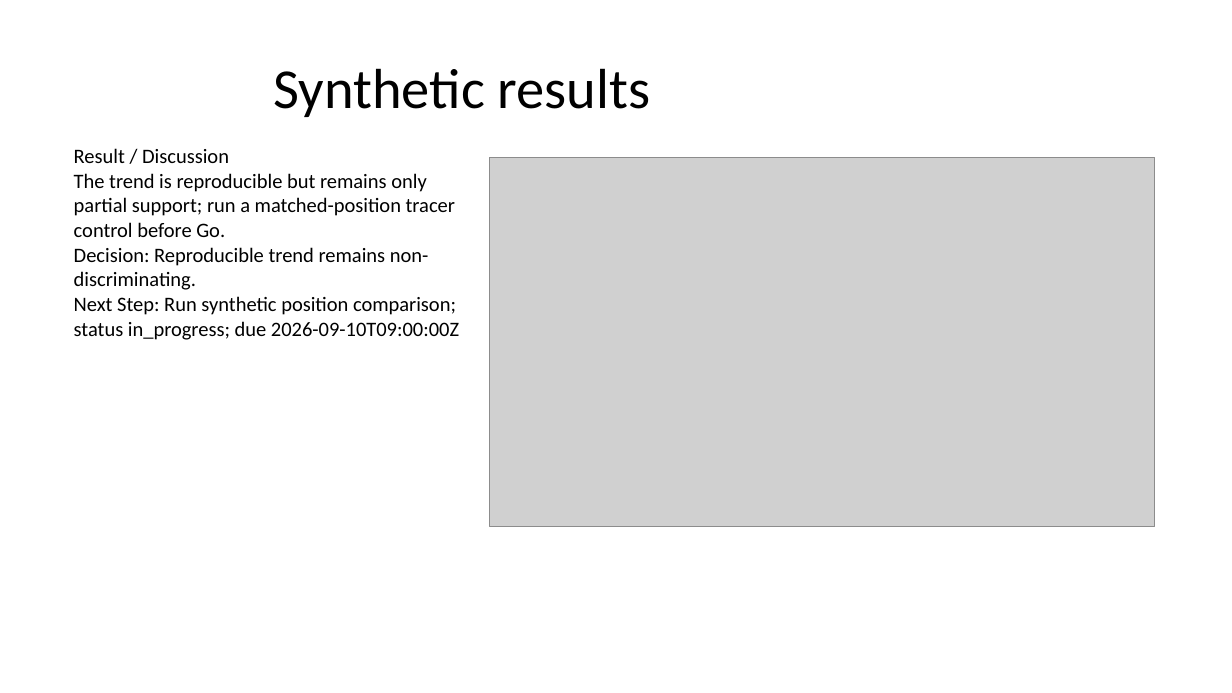
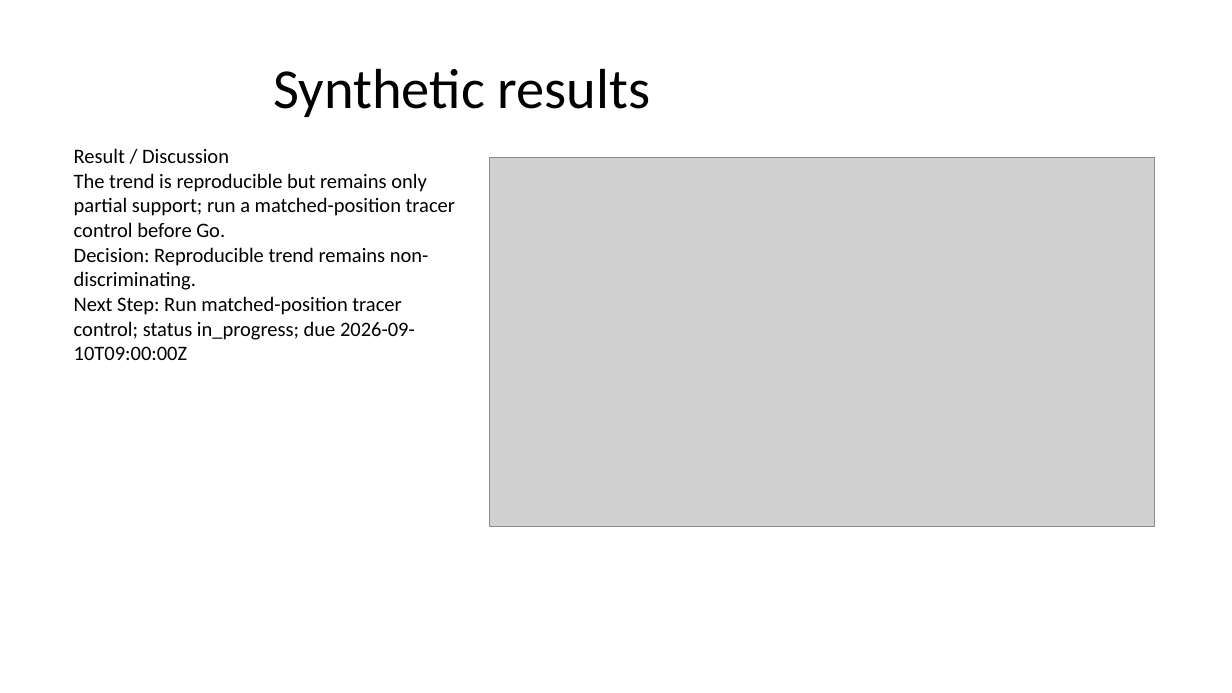
Before and after one commit to Gary0915/AI-Research-SKILLs, a slide deck: slide 4 of thesis-deck-system/artifacts/phase1/master_revised_render_compat.pptx. Drawn at 1232x693 pixels with LibreOffice and Linux fonts; fonts in the diff are those of the drawing; grey boxes stand for pictures. Boxes give left, top, right and bottom in pixels: in the first picture for what was removed or moved away, otherwise in the second. Text is boxed around its words. In the diff, an @@ line names an element or a change of style, - is before the commit and + after.

```diff
--- a/thesis-deck-system/artifacts/phase1/master_revised_render_compat.pptx
+++ b/thesis-deck-system/artifacts/phase1/master_revised_render_compat.pptx
@@ text at (74,296,415,360): text changed @@
-Next Step: Run synthetic position comparison; status in_progress; due 2026-09-10T09:00:00Z
+Next Step: Run matched-position tracer control; status in_progress; due 2026-09-10T09:00:00Z
```
Also in this commit, not shown: 49 other files.
